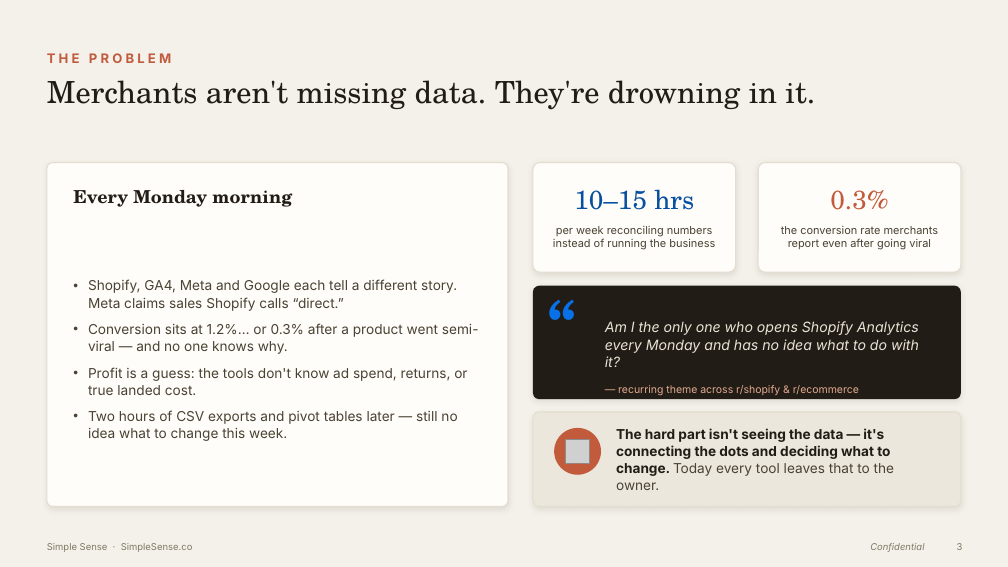
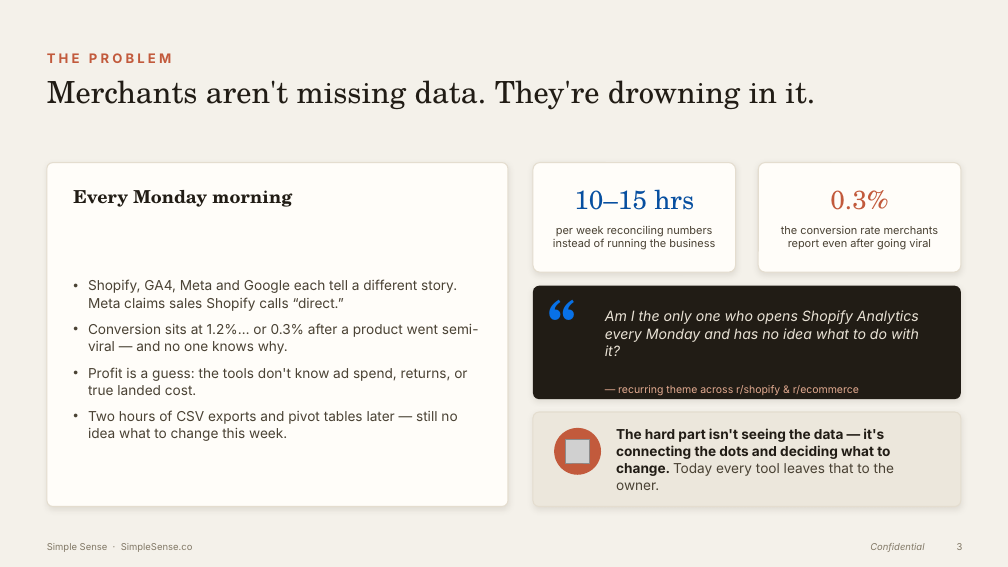
Before and after one commit to simplesense/simplesense.co, a slide deck: slide 3 of Simple_Sense_Investor_Deck.pptx. Drawn at 1008x567 pixels with LibreOffice and Linux fonts; fonts in the diff are those of the drawing; grey boxes stand for pictures. Boxes give left, top, right and bottom in pixels: in the first picture for what was removed or moved away, otherwise in the second. Text is boxed around its words. In the diff, an @@ line names an element or a change of style, - is before the commit and + after.

```diff
--- a/Simple_Sense_Investor_Deck.pptx
+++ b/Simple_Sense_Investor_Deck.pptx
@@ text "Am I the only one ...": place and size @@
-text "Am I the only one ..." at bbox=[605, 321, 919, 367]
+text "Am I the only one ..." at bbox=[605, 310, 919, 356]
```
Also in this commit, not shown: 7 other slides changed, 24 other files.
